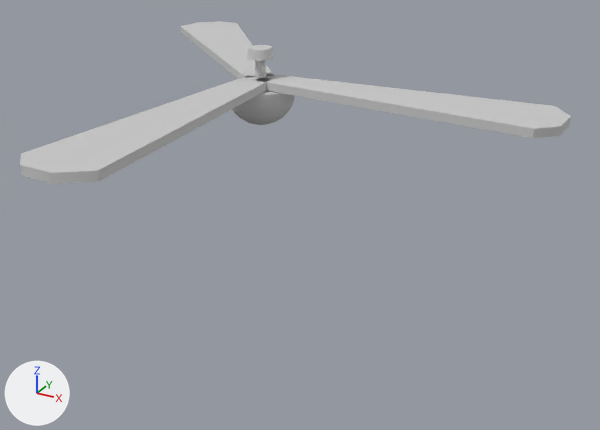
The FBX model Assets/Models/Ceiling Fan.FBX as it was, and as the next commit left it.
The view is the same before and after, from a camera (50 mm lens) standing at (1.24, -2.01, 1.81) and looking at (0.14, -0.02, 0.81). Lighting does not change. The marker at lower left points along +X, +Y and +Z. Where no turn or scale is listed for an object, it has been applied to the vertices.

In view in the first picture: 'Fan', 'Fan001', 'Fan002', 'Light & Top'.
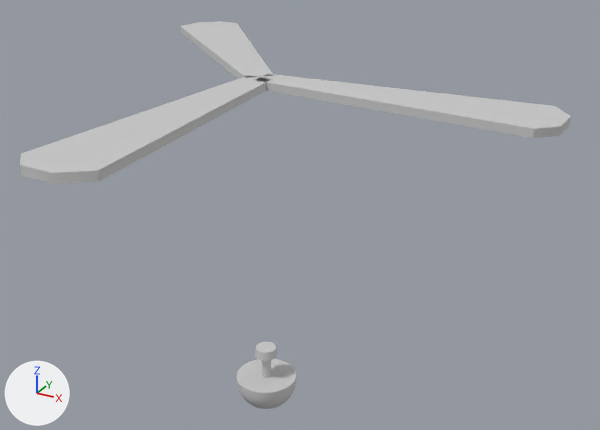
Boxes [x1, y1, x2, y2] around the edits, measured in the pictures (600 x 430 px):
'Light & Top', moved: before [232, 45, 295, 125]; after [236, 342, 296, 409]

The change, as a list of edits to the scene's bpy script:
```text
Change ob_light___top:
    ob_light___top.location: (0.0, 0.0, 0.0) -> (0.0, 0.0, -0.999)
```
